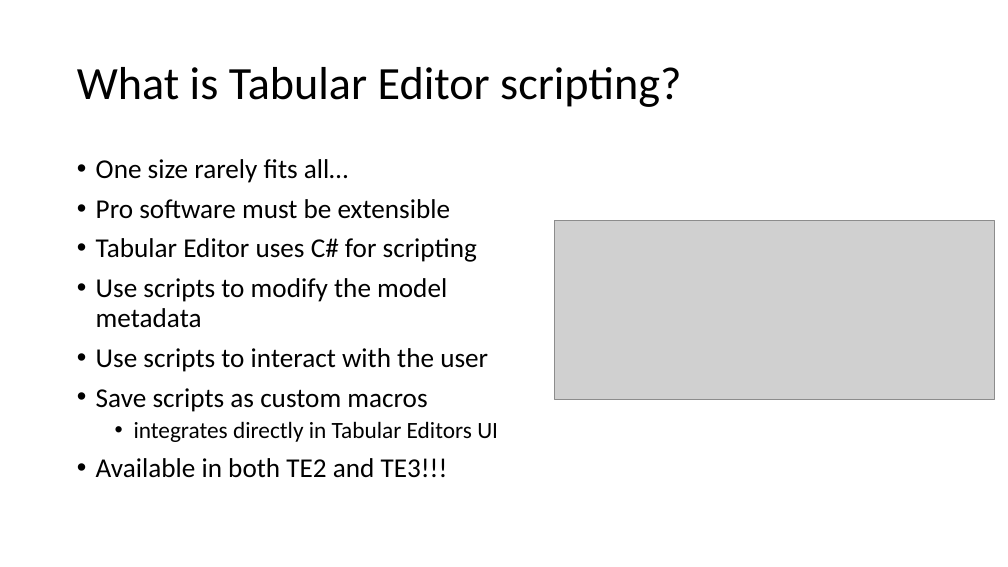
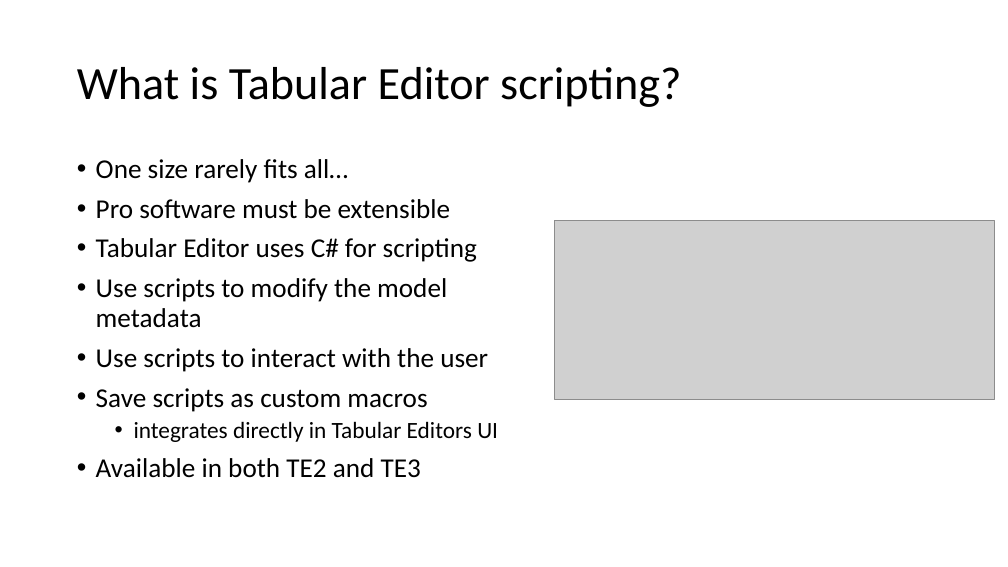
Before and after one commit to otykier/training, a slide deck: slide 3 of Singapore UG 2025/Tabular Editor scripting magic/Tabular Editor Scripting Magic.pptx (slide 5 before the commit). Drawn at 1008x567 pixels with LibreOffice and Linux fonts; fonts in the diff are those of the drawing; grey boxes stand for pictures. Boxes give left, top, right and bottom in pixels: in the first picture for what was removed or moved away, otherwise in the second. Text is boxed around its words. In the diff, an @@ line names an element or a change of style, - is before the commit and + after.

Commit message:
update pptx

```diff
--- a/Singapore UG 2025/Tabular Editor scripting magic/Tabular Editor Scripting Magic.pptx
+++ b/Singapore UG 2025/Tabular Editor scripting magic/Tabular Editor Scripting Magic.pptx
@@ text at <box>96,458,421,478</box>: text changed @@
-• Available in both TE2 and TE3!!!
+• Available in both TE2 and TE3
```
Also in this commit, not shown: 1 other slide changed, 3 slides removed.
